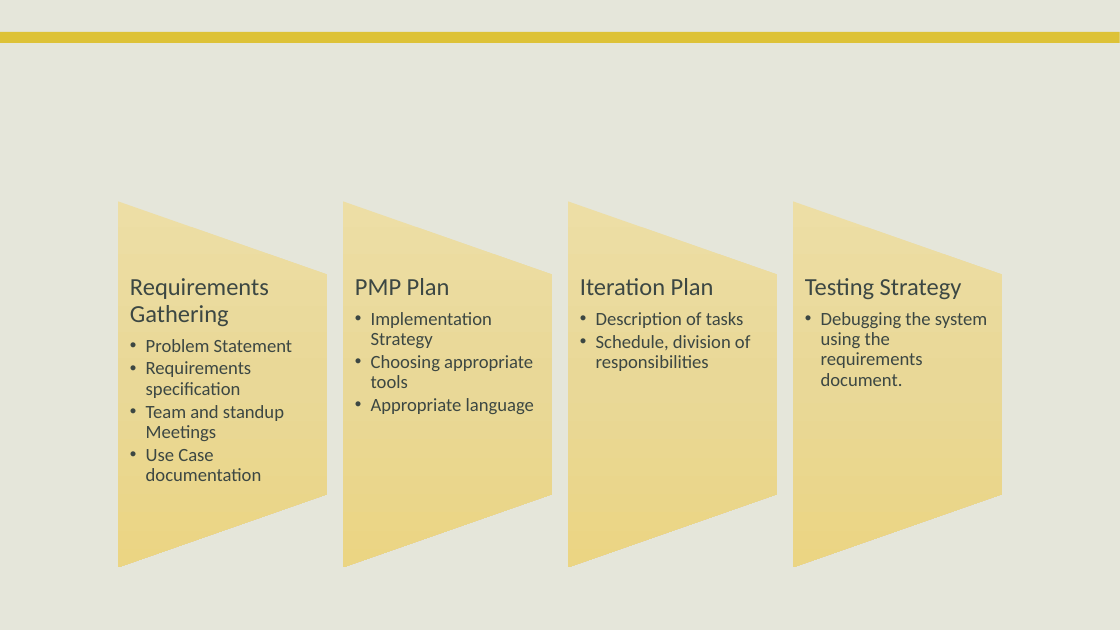
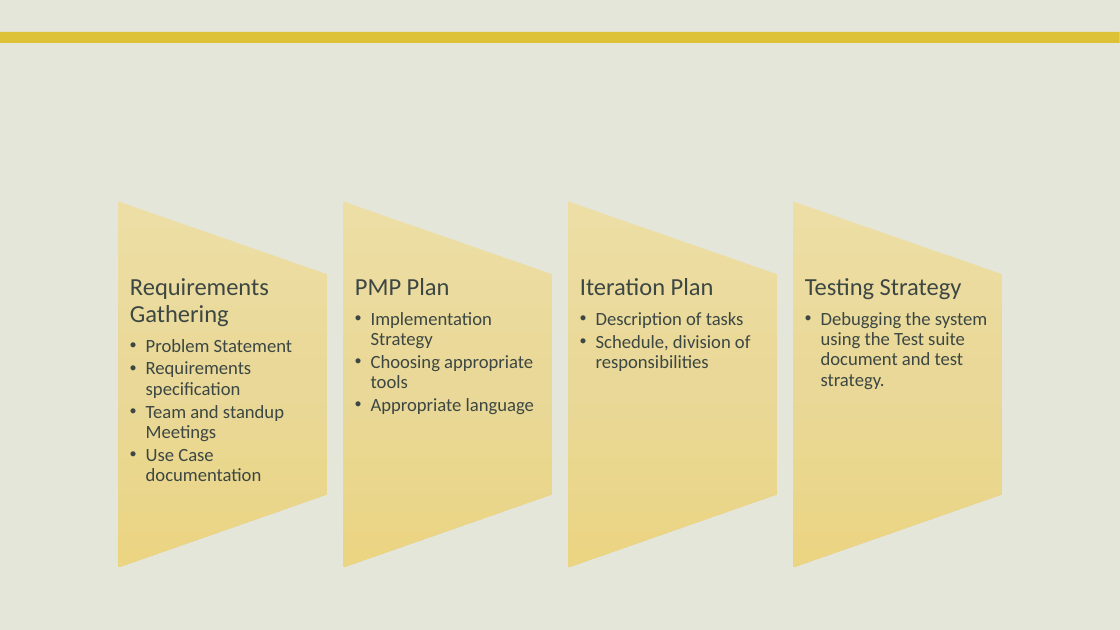
Before and after one commit to VamsiDevalla/Student-Attendance-Tracking, a slide deck: slide 6 of Presentations/final ppt.pptx. Drawn at 1120x630 pixels with LibreOffice and Linux fonts; fonts in the diff are those of the drawing; background and template pictures are left out. Boxes give left, top, right and bottom in pixels: in the first picture for what was removed or moved away, otherwise in the second. Text is boxed around its words. In the diff, an @@ line names an element or a change of style, - is before the commit and + after.

Commit message:
some more changes

```diff
--- a/Presentations/final ppt.pptx
+++ b/Presentations/final ppt.pptx
@@ text at (x1=821, y1=312, x2=987, y2=389): text changed @@
-  •• Debugging the system using the requirements document.
+  •• Debugging the system using the Test suite document and test strategy.
```
Also in this commit, not shown: 1 slide added, 1 slide removed.
